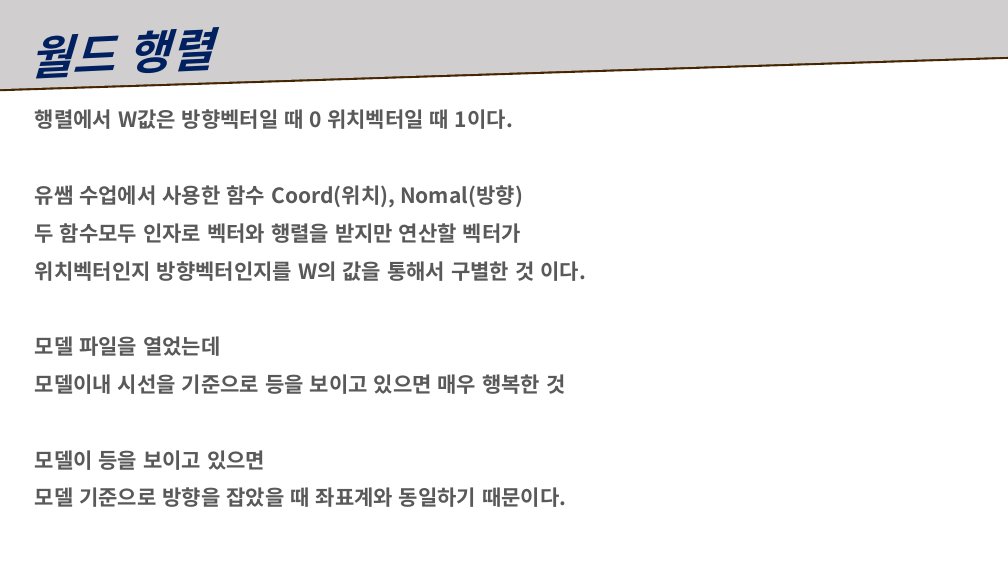
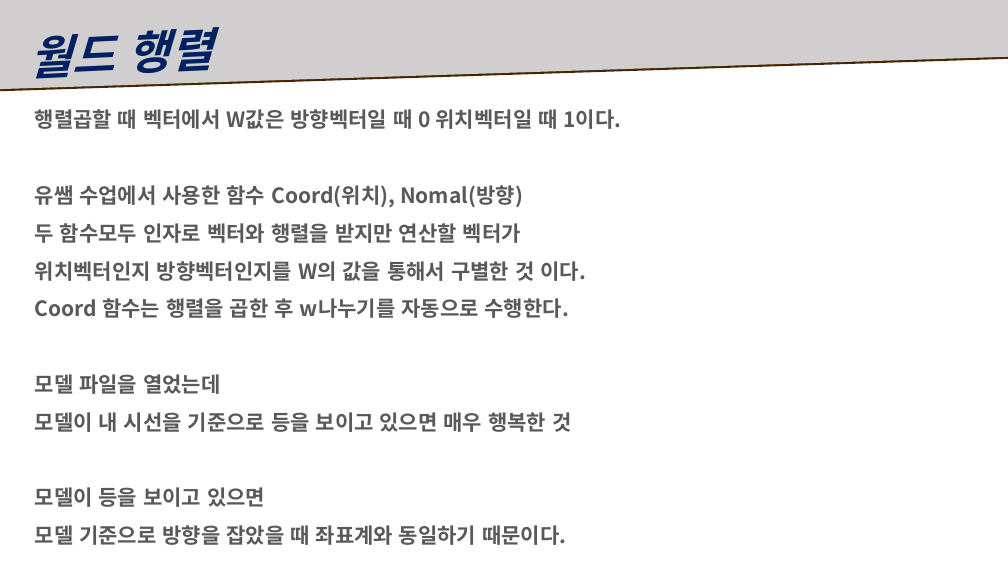
Before and after one commit to Ahnhyunsoo/Study, a slide deck: slide 9 of 5Month/복습자료/수업 복습.pptx. Drawn at 1008x567 pixels with LibreOffice and Linux fonts; fonts in the diff are those of the drawing. Boxes give left, top, right and bottom in pixels: in the first picture for what was removed or moved away, otherwise in the second. Text is boxed around its words. In the diff, an @@ line names an element or a change of style, - is before the commit and + after.

```diff
--- a/5Month/복습자료/수업 복습.pptx
+++ b/5Month/복습자료/수업 복습.pptx
@@ text at box(35, 109, 622, 129): text changed @@
-행렬에서 W값은 방향벡터일 때 0 위치벡터일 때 1이다.
+행렬곱할 때 벡터에서 W값은 방향벡터일 때 0 위치벡터일 때 1이다.
@@ text at box(35, 298, 569, 318): paragraph added @@
+Coord 함수는 행렬을 곱한 후 w나누기를 자동으로 수행한다.
@@ text at box(35, 412, 571, 432): spaces changed @@
-모델이내 시선을 기준으로 등을 보이고 있으면 매우 행복한 것
+모델이 내 시선을 기준으로 등을 보이고 있으면 매우 행복한 것
```
Also in this commit, not shown: 3 other slides changed, 18 slides added, 1 slide removed, 3 other files.
